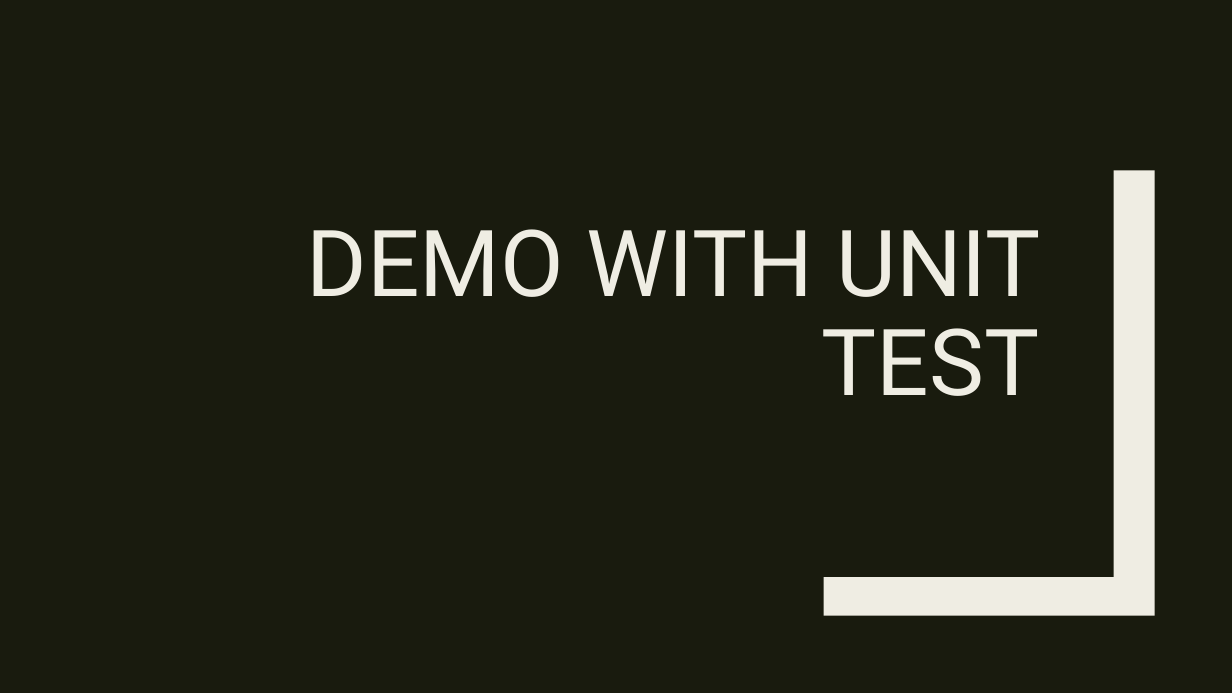
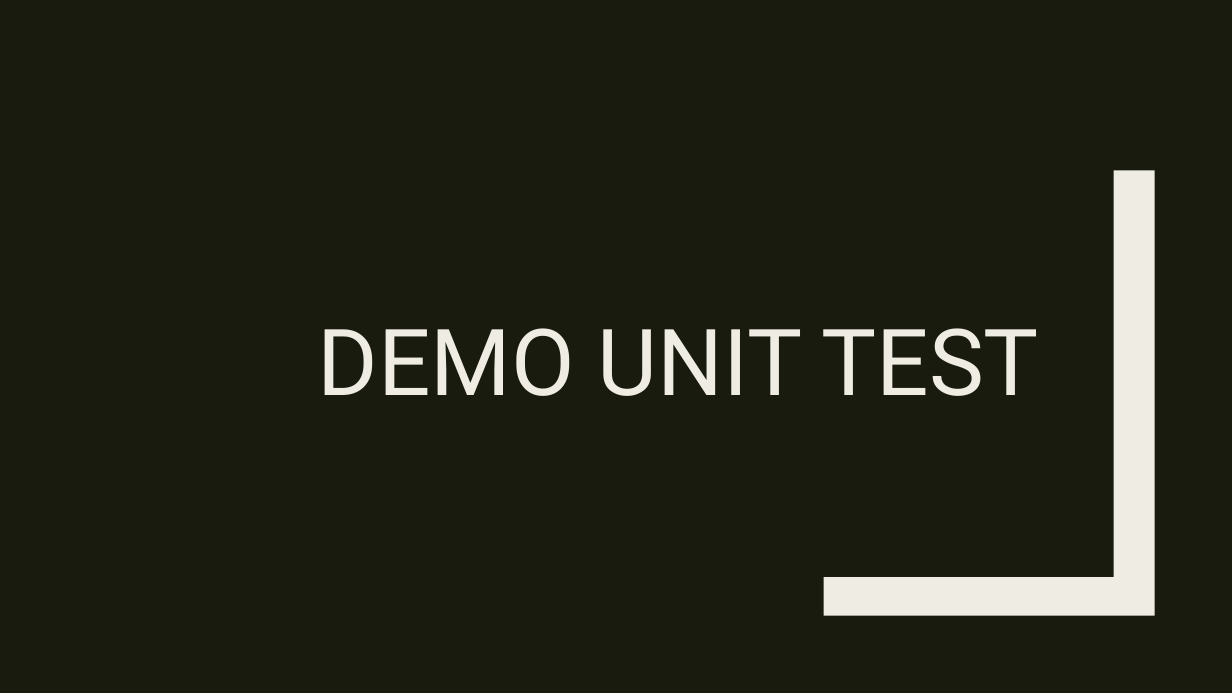
Before and after one commit to pkyurkchiev/mean-stack, a slide deck: slide 20 of slides/NodeJS.pptx. Drawn at 1232x693 pixels with LibreOffice and Linux fonts; fonts in the diff are those of the drawing. Boxes give left, top, right and bottom in pixels: in the first picture for what was removed or moved away, otherwise in the second. Text is boxed around its words. In the diff, an @@ line names an element or a change of style, - is before the commit and + after.

```diff
--- a/slides/NodeJS.pptx
+++ b/slides/NodeJS.pptx
@@ title at [317,328,1039,396]: text changed @@
-DEMO WITH UNIT TEST
+DEMO UNIT TEST
```
Also in this commit, not shown: 2 other slides changed, 2 other files.
